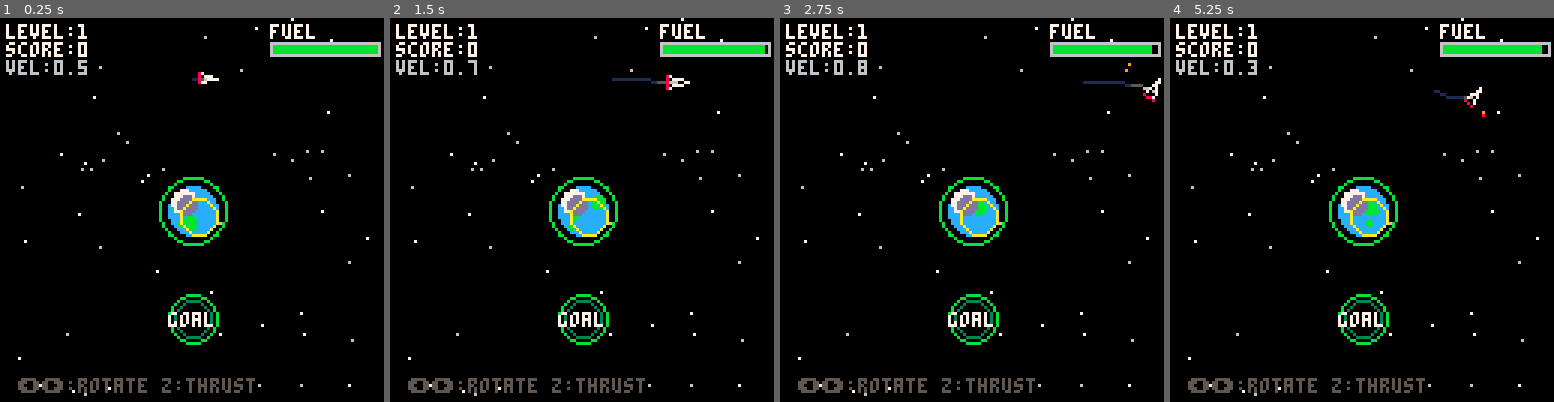
Above: before the commit, frames 1-4 (left to right).
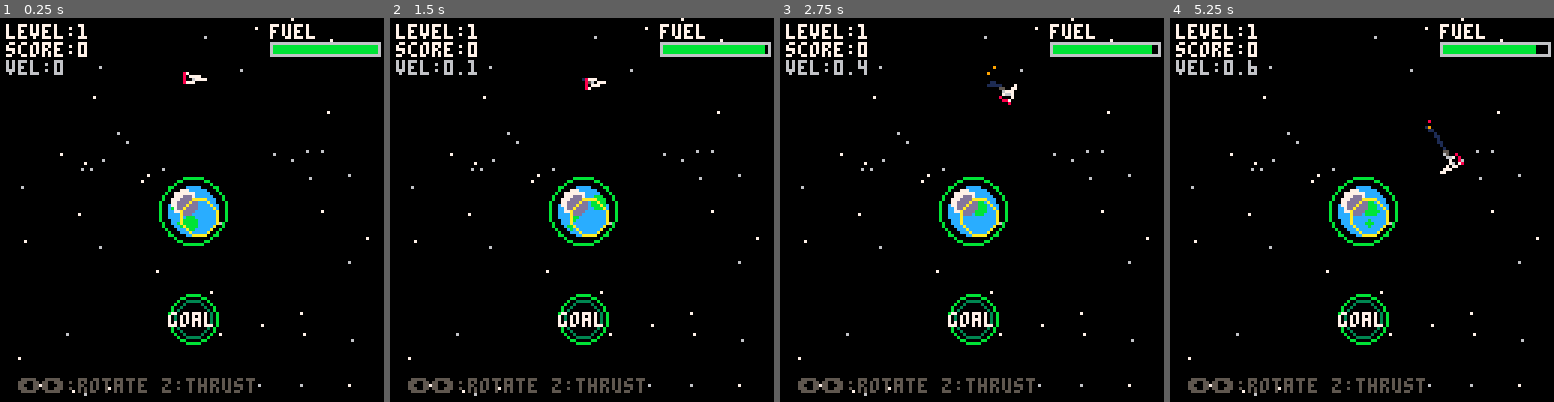
Above: after the commit, the same moments.

Repository: wevibecode/game
Game: PICO-8 cartridge game.p8
The game is run twice, just before and just after one commit, with the same random seed, the same clock (stepped at 60 frames per second) and the same inputs.
Inputs:
- Up to frame 1 (0.25 s): no input
- Up to frame 2 (1.5 s): tap O (Z key) at 0.7 s
- Up to frame 3 (2.75 s): hold Right 1.6-2.1 s; tap O (Z key) at 1.7, 2.1, 2.5 s; hold Right from 2.47 s (still down)
- Up to frame 4 (5.25 s): tap O (Z key) every 0.4 s from 2.9 to 4.9 s; release Right at 3.03 s; hold Left 3.08-3.58 s; hold Right 4.02-4.68 s; hold Left from 5.08 s (still down)

The runs differ from the first frame. In frame 1, 0.3% of the frame differs, in the area x 17-58%, y 10-18%; in frame 2, 0.4%; in frame 3, 0.4%; in frame 4, 0.5%, in the area x 20-97%, y 7-41%.

Commit message:
Deploy game build #2724

Diff:
--- a/game.p8
+++ b/game.p8
@@ -8,7 +8,7 @@
 ship={
  x=64,
  y=30,
- vx=0.6, -- velocity x
+ vx=0, -- velocity x
  vy=0, -- velocity y
  angle=0,
  thrust=0.08,
@@ -63,7 +63,7 @@
  trail={}
  ship.x=64
  ship.y=20
- ship.vx=0.6
+ ship.vx=0
  ship.vy=0
  ship.angle=0
  ship.fuel=100
Not shown, changed: game.js
